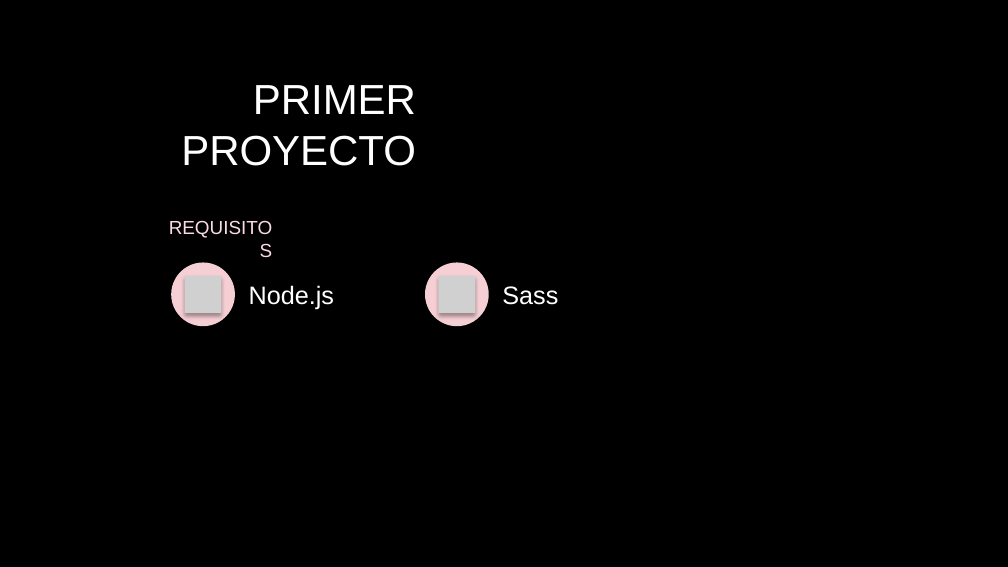
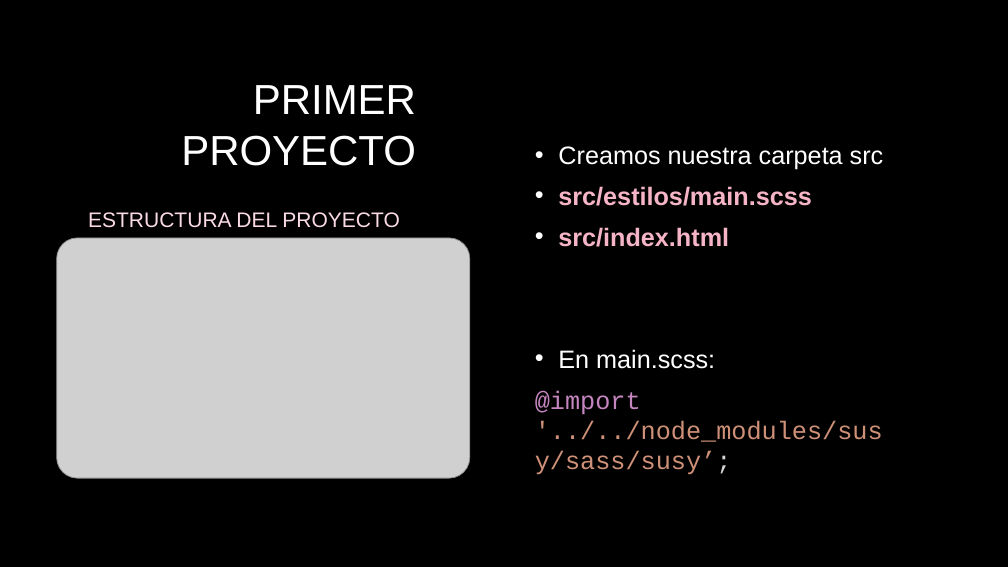
Before and after one commit to marcosfdsl/dawe2-diwe-susy, a slide deck: slide 8 of Susy.pptx. Drawn at 1008x567 pixels with LibreOffice and Linux fonts; fonts in the diff are those of the drawing; grey boxes stand for pictures; background and template pictures are left out. Boxes give left, top, right and bottom in pixels: in the first picture for what was removed or moved away, otherwise in the second. Text is boxed around its words. In the diff, an @@ line names an element or a change of style, - is before the commit and + after.

```diff
--- a/Susy.pptx
+++ b/Susy.pptx
@@ text added at (535, 146, 884, 475), 24 pt, text #FFFFFF @@
+• Creamos nuestra carpeta src
+• src/estilos/main.scss
+• src/index.html
+• En main.scss:
+@import '../../node_modules/susy/sass/susy’;
@@ picture added at (57, 238, 470, 479) @@
@@ text added at (88, 212, 400, 228), 20 pt, text #FADAE3 @@
+ESTRUCTURA DEL PROYECTO
@@ subtitle removed at (152, 212, 281, 240) @@
-REQUISITOS
@@ group removed at (171, 262, 558, 326): 2 ellipses, 2 pictures, 2 texts @@
-Node.js
-Sass
```
Also in this commit, not shown: 2 other slides changed, 10 slides added, 4 other files.
